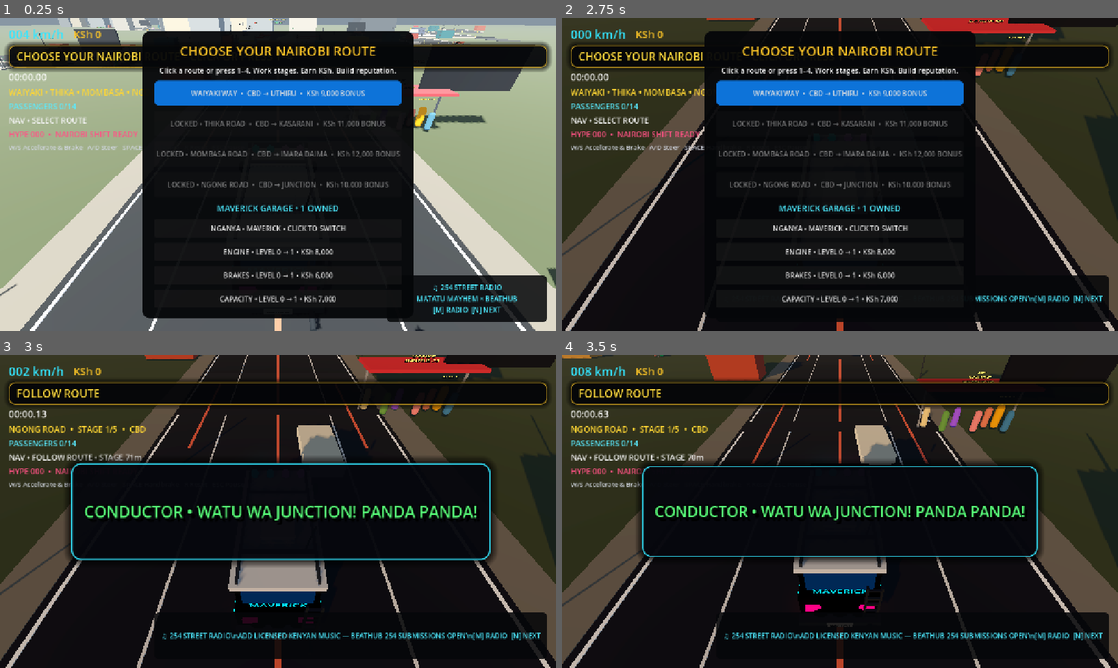
Above: before the commit, frames 1-4 (two rows, left to right).
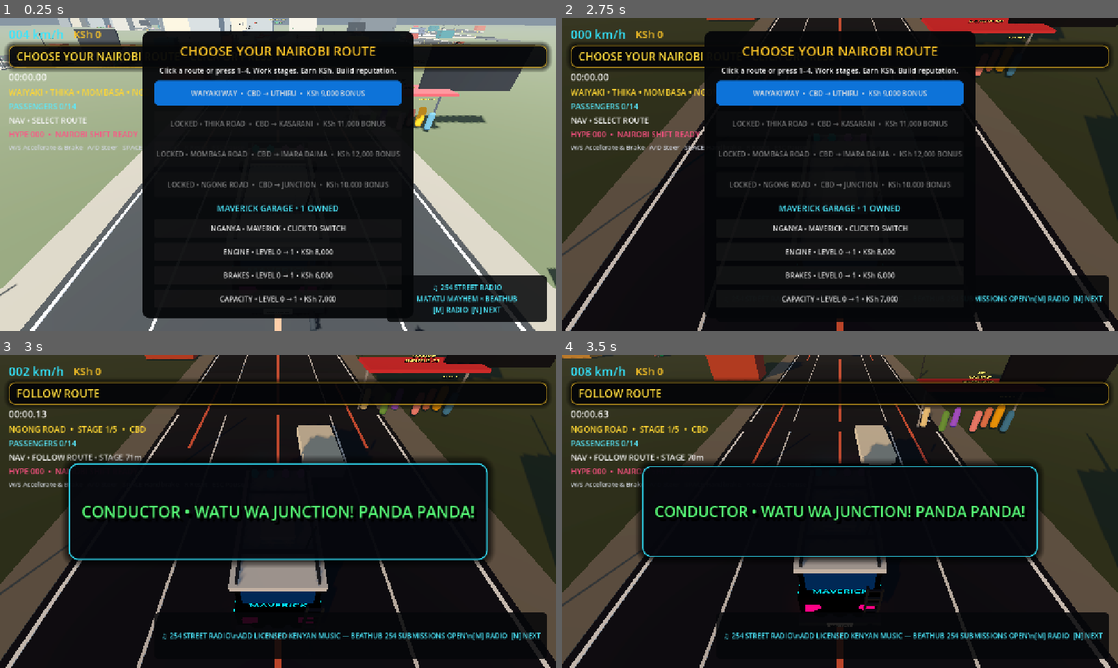
Above: after the commit, the same moments.

Repository: beathubonline-arch/Matatu-Mayhem
Game: Godot game, scene res://scenes/main/Main.tscn
The game is run twice, just before and just after one commit, with the same random seed, the same clock (stepped at 60 frames per second) and the same inputs.
Inputs (mouse positions are in pixels of both pictures, inside the frame that each line leads up to):
- Up to frame 1 (0.25 s): no input
- Up to frame 2 (2.75 s): tap A (steer_left) at 0.5, 1.25, 2 s; move the mouse to (962, 158) at 0.52 s; hold D (steer_right) 0.53-1.28 s; hold N (radio_next) 0.53-1.28 s; click (962, 158) at 0.67 s; move the mouse to (728, 190) at 1.27 s; hold S (brake) 1.28-2.03 s; tap M (radio_toggle) at 1.35 s; move the mouse to (895, 105) at 2.02 s; hold D (steer_right) from 2.03 s (still down); tap L at 2.1 s
- Up to frame 3 (3 s): tap A (steer_left) at 2.75 s; move the mouse to (250, 574) at 2.77 s; release D (steer_right) at 2.78 s; hold W (accelerate) from 2.78 s (still down); tap 1 at 2.85 s; click (250, 574) at 2.92 s
- Up to frame 4 (3.5 s): keep holding W (accelerate)

Frames 1-2 are identical in both runs. In frame 3, 2.6% of the frame differs, in the area x 11-89%, y 34-66%; in frame 4, nothing differs.
Error in both runs: Invalid call. Nonexistent function 'get_corridor' in base 'Nil'. (res://scripts/gameplay/CorridorServiceManager.gd:340)

Commit message:
Start careers with two CBD routes and scale later-route demand

Diff:
--- a/scripts/gameplay/CorridorServiceManager.gd
+++ b/scripts/gameplay/CorridorServiceManager.gd
@@ -65,7 +65,7 @@
 	if network == null or player == null:
 		return
 	var requested: int = clampi(index, 0, network.corridor_count() - 1)
-	var unlocked: int = clampi(int(SaveManager.data.get("unlocked_corridors", 1)), 1, network.corridor_count())
+	var unlocked: int = clampi(int(SaveManager.data.get("unlocked_corridors", 2)), 2, network.corridor_count())
 	if requested >= unlocked:
 		service_progress.emit("ROUTE LOCKED • COMPLETE MORE NAIROBI CORRIDORS")
 		return
@@ -99,7 +99,7 @@
 	if player.has_method("reset_to_spawn"):
 		player.call("reset_to_spawn")
 	_emit_status()
-	direction_changed.emit("TO CBD" if inbound else "OUT OF CBD")
+	direction_changed.emit("TO CBD" if inbound else "CBD → %s • %s" % [String(data["stops"][data["stops"].size() - 1]).to_upper(), String(data.get("feel", "NAIROBI RUN"))])
 	conductor_call.emit("WATU WA %s! PANDA PANDA!" % String(data["stops"][data["stops"].size() - 1]).to_upper())
 
 func _physics_process(delta: float) -> void:
@@ -207,7 +207,7 @@
 	passengers_onboard -= alighted
 	var boarded := 0
 	if not is_terminal:
-		var waiting: int = 4 + ((corridor_index * 3 + stop_index * 2) % 7)
+		var waiting: int = 5 + corridor_index + ((corridor_index * 3 + stop_index * 2) % 7)
 		boarded = mini(waiting, passenger_capacity - passengers_onboard)
 		passengers_onboard += boarded
 	var fare := EconomyManager.PASSENGER_FARE * boarded if boarded > 0 else 0
@@ -244,7 +244,7 @@
 		EconomyManager.add_money(reward)
 		SaveManager.data["routes_completed"] = int(SaveManager.data.get("routes_completed", 0)) + 1
 		SaveManager.data["last_corridor"] = corridor_index
-		var unlocked := int(SaveManager.data.get("unlocked_corridors", 1))
+		var unlocked := maxi(int(SaveManager.data.get("unlocked_corridors", 2)), 2)
 		if corridor_index + 1 >= unlocked and unlocked < network.corridor_count():
 			SaveManager.data["unlocked_corridors"] = unlocked + 1
 			var unlocked_data: Dictionary = network.get_corridor(unlocked)
